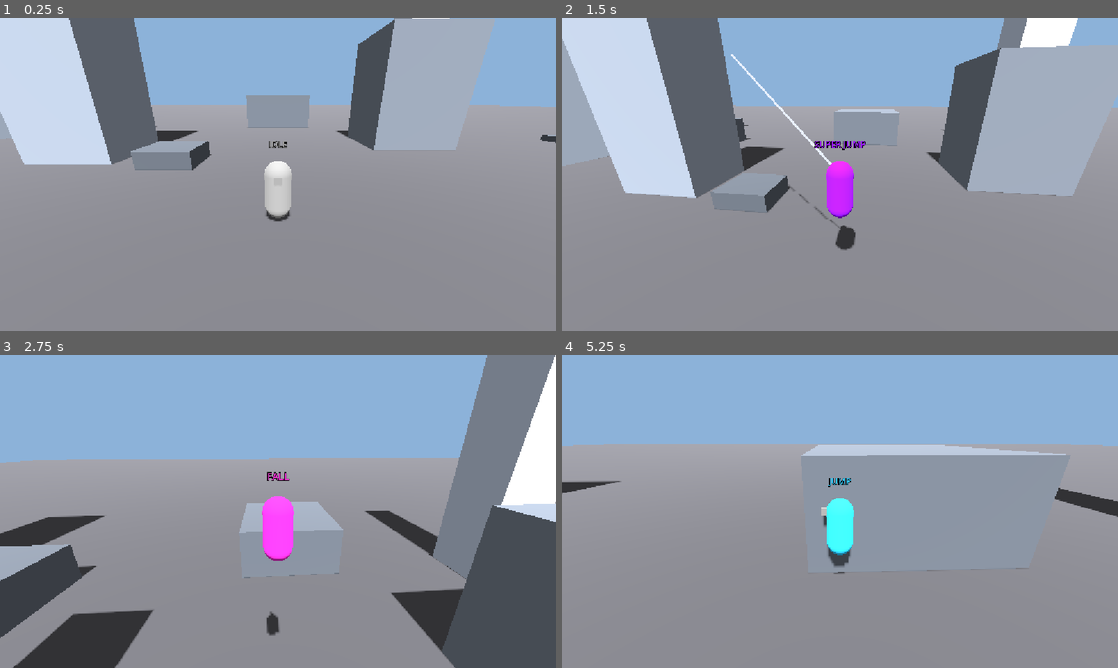
Above: before the commit, frames 1-4 (two rows, left to right).
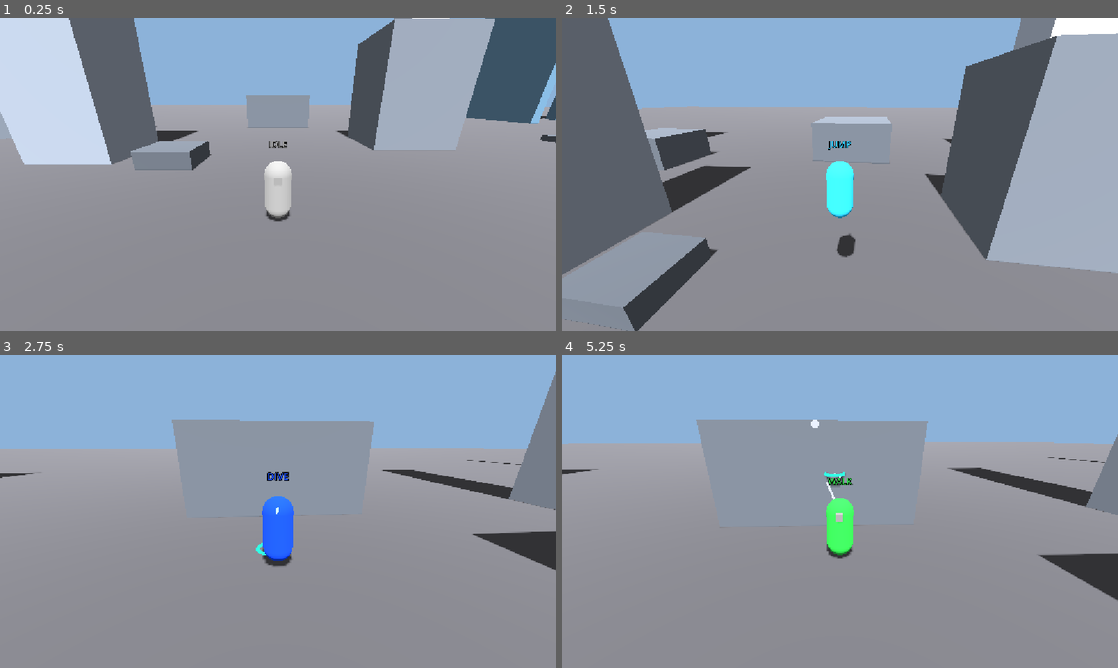
Above: after the commit, the same moments.

Repository: chesta132/spider-physics
Game: Godot game, scene res://scenes/main.tscn
Two runs of this game, one before a commit and one after it. Both use one fixed random seed, a clock stepped at 60 frames per second and the inputs below.
Inputs (mouse positions are in pixels of both pictures, inside the frame that each line leads up to):
- Up to frame 1 (0.25 s): no input
- Up to frame 2 (1.5 s): tap Enter at 0.5 s; move the mouse to (867, 174) at 0.52 s; hold Space (jump) 0.53-1.28 s; hold W (move_forward) from 0.53 s (still down); tap E (zip, bound only after the commit) at 0.6 s; click (867, 174) at 0.67 s; move the mouse to (812, 174) at 1.27 s; tap Space (jump) at 1.35 s; click (812, 174) at 1.42 s
- Up to frame 3 (2.75 s): keep holding W (move_forward); tap Space (jump) at 1.52, 1.82, 2.3 s; tap E (zip, bound only after the commit) at 1.55 s; move the mouse to (289, 505) at 2.02 s; hold Mouse wheel up (cam_zoom_in) from 2.03 s (still down); click (289, 505) at 2.17 s
- Up to frame 4 (5.25 s): keep holding W (move_forward); move the mouse to (834, 517) at 2.77 s; release Mouse wheel up (cam_zoom_in) at 2.78 s; tap Mouse wheel down (cam_zoom_out) at 2.85 s; click (834, 517) at 2.92 s; tap Space (jump) at 3.02, 3.32, 3.77, 3.8, 4.07, 4.52, 4.82 s; tap E (zip, bound only after the commit) at 3.05, 4.55 s; move the mouse to (878, 514) at 3.52 s; hold Shift (fast_dive) 3.53-4.28 s; click (878, 514) at 3.67 s; move the mouse to (795, 508) at 4.27 s; click (795, 508) at 4.35 s; move the mouse to (845, 511) at 5.02 s; hold Space (jump) from 5.03 s (still down); right-click (845, 511) at 5.1 s; click (845, 511) at 5.17 s

The runs differ from the first frame. In frame 1, 4.2% of the frame differs, in the area x 83-100%, y 0-34%; in frame 2, 38%, in the area x 0-100%, y 0-100%; in frame 3, 36%; in frame 4, 9.5%.

Commit message:
Step 4 complete: zip to point with surface targeting, ledge/wall/vault arrivals, zip F3 metrics

Diff:
--- a/project.godot
+++ b/project.godot
@@ -105,6 +105,12 @@
 "events": [Object(InputEventKey,"resource_local_to_scene":false,"resource_name":"","device":-1,"window_id":0,"alt_press …(190 unchanged characters)…
 ]
 }
+zip={
+"deadzone": 0.5,
+"events": [Object(InputEventKey,"resource_local_to_scene":false,"resource_name":"","device":-1,"window_id":0,"alt_pressed":false,"shift_pressed":false,"ctrl_pressed":false,"meta_pressed":false,"pressed":false,"keycode":69,"physical_keycode":0,"key_label":0,"unicode":0,"location":0,"echo":false,"script":null)
+, Object(InputEventMouseButton,"resource_local_to_scene":false,"resource_name":"","device":-1,"window_id":0,"alt_pressed":false,"shift_pressed":false,"ctrl_pressed":false,"meta_pressed":false,"button_mask":0,"position":Vector2(0, 0),"global_position":Vector2(0, 0),"factor":1.0,"button_index":3,"canceled":false,"pressed":true,"double_click":false,"script":null)
+]
+}
 
 [physics]
 
--- a/scenes/player.tscn
+++ b/scenes/player.tscn
@@ -4,6 +4,7 @@
 [ext_resource type="Script" path="res://scripts/physics_hud.gd" id="2_hud"]
 [ext_resource type="Script" path="res://scripts/orbit_camera.gd" id="3_cam"]
 [ext_resource type="Script" path="res://scripts/web.gd" id="4_web"]
+[ext_resource type="Script" path="res://scripts/zip.gd" id="5_zip"]
 
 [sub_resource type="CapsuleShape3D" id="cap_shape"]
 radius = 0.4
@@ -62,6 +63,9 @@
 script = ExtResource("4_web")
 side = 1.0
 
+[node name="Zip" type="Node3D" parent="."]
+script = ExtResource("5_zip")
+
 [node name="StateLabel" type="Label3D" parent="."]
 position = Vector3(0, 2.3, 0)
 billboard = 1
--- a/scripts/main.gd
+++ b/scripts/main.gd
@@ -20,6 +20,25 @@
 	for b in BLOCKS:
 		var h: float = b[3]
 		_box(Vector3(b[0], h / 2.0, b[1]), Vector3(b[2], h, b[4]), Color.from_hsv(0.6, 0.15, 0.4 + h / 50.0))
+	_zip_course()
+
+
+## Step 4 test course: tiered rooftops, a gapped tower pair, a tall wall, and an overhanging arch.
+func _zip_course() -> void:
+	var tier := Color(0.45, 0.62, 0.75)
+	# Multi-tier rooftop: low, medium, tall ledges to zip onto and vault over.
+	_box(Vector3(40, 2.0, 0), Vector3(10, 4, 10), tier)
+	_box(Vector3(40, 4.5, 0), Vector3(7, 9, 7), tier.lightened(0.1))
+	_box(Vector3(40, 7.0, 0), Vector3(4, 14, 4), tier.lightened(0.2))
+	# Separated towers with a gap: mid-air diagonal zips between them.
+	_box(Vector3(52, 6.0, 20), Vector3(5, 12, 5), tier)
+	_box(Vector3(66, 8.0, 20), Vector3(5, 16, 5), tier.lightened(0.1))
+	# Tall thin wall face: zip onto a vertical surface.
+	_box(Vector3(40, 10.0, -22), Vector3(1.2, 20, 14), tier.darkened(0.1))
+	# Overhanging archway: two pillars and a slab, zip up onto the perch.
+	_box(Vector3(52, 5.0, -22), Vector3(1.5, 10, 1.5), tier.darkened(0.2))
+	_box(Vector3(60, 5.0, -22), Vector3(1.5, 10, 1.5), tier.darkened(0.2))
+	_box(Vector3(56, 10.6, -22), Vector3(12, 1.2, 6), tier.lightened(0.05))
 
 
 func _box(pos: Vector3, size: Vector3, color: Color) -> void:
--- a/scripts/physics_hud.gd
+++ b/scripts/physics_hud.gd
@@ -2,8 +2,8 @@
 ## F3 physics overlay (Giancoli Ch. 1-8). Hidden at startup. Developer block only in debug builds.
 
 const N_TO_M := 0.004  # display scale: arrow length in metres per newton
-const VEC_NAMES := ["F_g", "F_N", "F_app", "F_d", "T"]
-const VEC_COLORS := [Color.RED, Color.GREEN, Color.DEEP_SKY_BLUE, Color.YELLOW, Color.MAGENTA]
+const VEC_NAMES := ["F_g", "F_N", "F_app", "F_d", "T", "F_zip"]
+const VEC_COLORS := [Color.RED, Color.GREEN, Color.DEEP_SKY_BLUE, Color.YELLOW, Color.MAGENTA, Color.CYAN]
 const CTRL := preload("res://scripts/player_controller.gd")
 
 var DEV := OS.is_debug_build()
@@ -67,7 +67,7 @@
 	if not _on:
 		return
 	var origin := _p.global_position + Vector3(0, 1.0, 0)
-	var vecs := [_p.f_g, _p.f_n, _p.f_app, _p.f_d, _web().tension_vec()]
+	var vecs := [_p.f_g, _p.f_n, _p.f_app, _p.f_d, _web().tension_vec(), _p.f_zip]
 	_lines.clear_surfaces()
 	_lines.surface_begin(Mesh.PRIMITIVE_LINES)
 	for i in VEC_NAMES.size():
@@ -94,6 +94,11 @@
 	lines.append("Energy K = %.0f J   U = %.0f J   E = K+U = %.0f J   lost to drag = %.0f J" % [ke, ug, ke + ug, _p.drag_loss])
 	lines.append("Forces: F_g %.0f  F_N %.0f  F_app %.0f  F_d %.0f  net %.0f N" % [_p.f_g.length(), _p.f_n.length(), _p.f_app.length(), _p.f_d.length(), _p.net.length()])
 	lines.append("Last event: %s   J = %.0f N s   peak F_N = %.0f N" % [_p.last_event, _p.last_impulse.length(), _p.peak_fn])
+	if _p.zip_node.phase != _p.zip_node.Phase.IDLE or _p.zip_node.last_arrival != "":
+		var z = _p.zip_node
+		var dr: Vector3 = z.last_displacement
+		lines.append("ZIP  F_zip = %.0f N   W = F.dr = %.0f J   |dr| = %.2f m" % [z.f_zip.length(), z.work, dr.length()])
+		lines.append("Energy dK = %.0f J   dU_g = %.0f J   Impulse |J| = %.0f N s" % [z.last_dk, z.last_du, z.impulse.length()])
 	var w = _web()
 	if w.phase == w.Phase.ROPE:
 		lines.append("Pendulum [%s web]  r = %.2f m   T = %.0f N" % ["left" if w.side < 0.0 else "right", w.last_radius, w.last_tension])
--- a/scripts/player_controller.gd
+++ b/scripts/player_controller.gd
@@ -5,13 +5,13 @@
 ## move_and_slide resolves contacts. Godot's solver owns the touchdown; this script only reads it.
 ## Child "Visual" is cosmetic only; its "Body" mesh is recolored per state.
 
-enum State { IDLE, WALK, RUN, JUMP, FALL, FLY, CHARGE, SUPER, DIVE, FAST_DIVE, LAND }
-const STATE_NAMES := ["IDLE", "WALK", "RUN", "JUMP", "FALL", "DEV-FLY", "CHARGE", "SUPER JUMP", "DIVE", "FAST DIVE", "LAND"]
+enum State { IDLE, WALK, RUN, JUMP, FALL, FLY, CHARGE, SUPER, DIVE, FAST_DIVE, LAND, ZIP }
+const STATE_NAMES := ["IDLE", "WALK", "RUN", "JUMP", "FALL", "DEV-FLY", "CHARGE", "SUPER JUMP", "DIVE", "FAST DIVE", "LAND", "ZIP"]
 const STATE_COLORS := [
 	Color(0.6, 0.6, 0.6), Color(0.2, 0.8, 0.3), Color(1.0, 0.55, 0.0),
 	Color(0.2, 0.8, 1.0), Color(0.9, 0.2, 0.8), Color(1.0, 1.0, 1.0),
 	Color(1.0, 0.9, 0.1), Color(0.6, 0.1, 1.0), Color(0.1, 0.3, 1.0),
-	Color(1.0, 0.1, 0.1), Color(0.5, 0.3, 0.1),
+	Color(1.0, 0.1, 0.1), Color(0.5, 0.3, 0.1), Color(0.0, 0.95, 0.85),
 ]
 
 const MASS := 70.0           # kg
@@ -45,6 +45,7 @@
 var f_n := Vector3.ZERO
 var f_app := Vector3.ZERO
 var f_d := Vector3.ZERO
+var f_zip := Vector3.ZERO       # N, zip pull force (F3 FBD)
 var net := Vector3.ZERO
 var accel := Vector3.ZERO
 var last_impulse := Vector3.ZERO
@@ -65,6 +66,7 @@
 @onready var visual: Node3D = $Visual
 @onready var web_l = $WebLeft
 @onready var web_r = $WebRight
+@onready var zip_node = $Zip
 @onready var cam_ref: Camera3D = $Pivot/Pitch/Arm/Camera
 @onready var state_label: Label3D = $StateLabel
 
@@ -79,7 +81,11 @@
 		drag_loss = 0.0
 	wish = _camera_relative_wish()
 	sprint = Input.is_action_pressed("sprint")
-	if fly:
+	if Input.is_action_just_pressed("zip") and not fly and zip_node.phase == zip_node.Phase.IDLE:
+		_zip_start()
+	if zip_node.phase != zip_node.Phase.IDLE:
+		_zip_tick(dt)
+	elif fly:
 		_fly(dt)
 	else:
 		_walk(dt)
@@ -185,6 +191,37 @@
 	return f.normalized() if f.length_squared() > 0.001 else Vector3.FORWARD
 
 
+func _zip_start() -> void:
+	# One traversal at a time: drop any web so the rope cannot fight the pull.
+	web_l.release(_flat_forward(), velocity.length())
+	web_r.release(_flat_forward(), velocity.length())
+	charging = false
+	if zip_node.start(cam_ref, get_rid(), global_position, velocity):
+		last_event = "Zip fire"
+
+
+func _zip_tick(dt: float) -> void:
+	var r: String = zip_node.step(dt, self, MASS)
+	f_g = Vector3(0, -MASS * G, 0)
+	f_d = drag(velocity)
+	f_n = Vector3.ZERO
+	f_zip = zip_node.f_zip
+	net = f_g + f_d + f_zip
+	accel = net / MASS
+	if r == "arrived":
+		velocity = zip_node.arrive(velocity, _flat_forward(), Input.is_action_pressed("jump"), MASS)
+		last_impulse = MASS * velocity
+		last_event = "Zip " + zip_node.last_arrival
+		f_zip = Vector3.ZERO
+		net = f_g + f_d
+		accel = net / MASS
+		grounded = false
+	move_and_slide()
+	grounded = is_on_floor()
+	if not grounded:
+		landing = false
+
+
 func _launch() -> void:
 	charging = false
 	landing = false
@@ -213,6 +250,8 @@
 
 
 func _refine_state(s: State) -> State:
+	if zip_node.phase != zip_node.Phase.IDLE:
+		return State.ZIP
 	if grounded and landing:
 		return State.LAND
 	if charging:
--- /dev/null
+++ b/scripts/zip.gd
@@ -0,0 +1,225 @@
+extends Node3D
+## Zip to point. Aim from the camera, shoot a line, pull the body along a straight controlled path,
+## then hand off cleanly: vault over a ledge, hop onto a top face, or push off a wall.
+## Only real geometry is a valid target; empty sky never is.
+
+const G := 9.8
+enum Phase { IDLE, SHOOT, PULL }
+
+const RANGE := 45.0                     # m, longest zip
+const MIN_DIST := 3.0                   # m, closer hits are ignored (already there)
+const SHOOT_TIME := 0.08                # s, line travel to the target
+const ZIP_SPEED := 26.0                 # m/s, pull speed along the path
+const ARRIVE_DIST := 1.7                # m, arrival radius
+const VAULT_FWD := 6.0                  # m/s, Space near arrival: forward
+const VAULT_UP := 7.5                   # m/s, Space near arrival: up
+const LEDGE_HOP := 3.0                  # m/s, small hop when arriving on a top face
+const WALL_PUSH := 3.5                  # m/s, push off a wall so the body does not stick
+const STRAND_TIME := 2.0                # s, released strand lifetime
+const STRAND_DRAG := 0.4                # 1/s
+
+var phase := Phase.IDLE
+var target := Vector3.ZERO
+var target_normal := Vector3.UP
+var shoot_from := Vector3.ZERO
+var shoot_t := 0.0
+var tip := Vector3.ZERO
+var f_zip := Vector3.ZERO               # N, pull force this tick (for the FBD)
+var work := 0.0                         # J, work done by the pull
+var impulse := Vector3.ZERO             # N s, total impulse from the pull
+var start_pos := Vector3.ZERO
+var start_speed := 0.0
+var last_displacement := Vector3.ZERO
+var last_dk := 0.0
+var last_du := 0.0
+var last_arrival := ""                  # "vault" | "ledge" | "wall"
+var strand_t := 0.0
+var strand_anchor := Vector3.ZERO
+var strand_tip := Vector3.ZERO
+var strand_vel := Vector3.ZERO
+
+var _line: MeshInstance3D
+var _strand: MeshInstance3D
+var _reticle: MeshInstance3D
+var _aim_ok := false
+
+
+func _ready() -> void:
+	var m := StandardMaterial3D.new()
+	m.shading_mode = BaseMaterial3D.SHADING_MODE_UNSHADED
+	m.albedo_color = Color(0.85, 1.0, 1.0)
+	var box := BoxMesh.new()
+	box.size = Vector3(0.05, 0.05, 1.0)
+	box.material = m
+	var ring := TorusMesh.new()
+	ring.inner_radius = 0.28
+	ring.outer_radius = 0.4
+	var rm := StandardMaterial3D.new()
+	rm.shading_mode = BaseMaterial3D.SHADING_MODE_UNSHADED
+	rm.albedo_color = Color(0.2, 1.0, 0.9)
+	ring.material = rm
+	_line = _make(box)
+	_strand = _make(box)
+	_reticle = _make(ring)
+	_line.visible = false
+	_strand.visible = false
+	_reticle.visible = false
+
+
+func _make(mesh: Mesh) -> MeshInstance3D:
+	var mi := MeshInstance3D.new()
+	mi.mesh = mesh
+	mi.top_level = true
+	add_child(mi)
+	return mi
+
+
+## Aim from the camera. Center ray first, then a small forgiving cone. Empty sky returns false.
+func aim(cam: Camera3D, body_rid: RID) -> bool:
+	var space := get_world_3d().direct_space_state
+	var origin := cam.global_position
+	var b := cam.global_transform.basis
+	var fwd := -b.z
+	var offs := [Vector2.ZERO, Vector2(0.05, 0), Vector2(-0.05, 0), Vector2(0, 0.05), Vector2(0, -0.05)]
+	for off in offs:
+		var dir: Vector3 = (fwd + b.x * off.x + b.y * off.y).normalized()
+		var q := PhysicsRayQueryParameters3D.create(origin, origin + dir * RANGE)
+		q.exclude = [body_rid]
+		var hit := space.intersect_ray(q)
+		if hit.is_empty():
+			continue
+		var p: Vector3 = hit["position"]
+		if origin.distance_to(p) < MIN_DIST:
+			continue
+		target = p
+		target_normal = hit["normal"]
+		_aim_ok = true
+		return true
+	_aim_ok = false
+	return false
+
+
+## Begin a zip to the current aim point. Returns false when there is no valid surface.
+func start(cam: Camera3D, body_rid: RID, body_pos: Vector3, body_vel: Vector3) -> bool:
+	if not aim(cam, body_rid):
+		return false
+	shoot_from = body_pos + Vector3(0, 1.4, 0)
+	tip = shoot_from
+	shoot_t = 0.0
+	start_pos = body_pos
+	start_speed = body_vel.length()
+	work = 0.0
+	impulse = Vector3.ZERO
+	f_zip = Vector3.ZERO
+	phase = Phase.SHOOT
+	return true
+
+
+## Advance the zip. Returns "pull", "arrived" or "idle". On "pull" the body velocity is set.
+func step(dt: float, body: CharacterBody3D, mass: float) -> String:
+	_strand_step(dt)
+	if phase == Phase.SHOOT:
+		shoot_t += dt
+		var f := minf(shoot_t / SHOOT_TIME, 1.0)
+		tip = shoot_from.lerp(target, f)
+		if f >= 1.0:
+			phase = Phase.PULL
+		return "pull"
+	if phase != Phase.PULL:
+		return "idle"
+	var d := target - body.global_position
+	var dist := d.length()
+	if dist <= ARRIVE_DIST:
+		return "arrived"
+	var dir := d / dist
+	var speed := minf(ZIP_SPEED, dist / maxf(dt, 0.0001))  # never overshoot the target in one step
+	var want := dir * speed
+	var dv := want - body.velocity
+	f_zip = mass * dv / maxf(dt, 0.0001)
+	impulse += f_zip * dt
+	body.velocity = want
+	# Work-energy theorem (Ch. 6): the web does W = dK + dU_g. A kinematic pull has ~zero
+	# per-tick force once it reaches speed, so F.dr per step would read 0.
+	work = 0.5 * mass * (want.length_squared() - start_speed * start_speed) \
+		+ mass * G * (body.global_position.y - start_pos.y)
+	return "pull"
+
+
+## Finish the zip: vault with Space, hop onto a ledge top, or push off a wall. Returns velocity.
+func arrive(body_vel: Vector3, cam_fwd: Vector3, vault: bool, mass: float) -> Vector3:
+	var v := body_vel
+	last_displacement = global_position - start_pos
+	last_dk = 0.5 * mass * (v.length_squared() - start_speed * start_speed)
+	last_du = mass * G * last_displacement.y
+	work = last_dk + last_du  # Ch. 6: W_web = dK + dU_g, exact at the arrival point
+	if vault:
+		v = cam_fwd * VAULT_FWD + Vector3.UP * VAULT_UP
+		last_arrival = "vault"
+	elif target_normal.y > 0.6:
+		v = Vector3(0, maxf(v.y, LEDGE_HOP), 0)
+		last_arrival = "ledge"
+	else:
+		v = target_normal * WALL_PUSH + Vector3.UP * 1.5
+		last_arrival = "wall"
+	strand_anchor = target
+	strand_tip = global_position + Vector3(0, 1.4, 0)
+	strand_vel = Vector3.ZERO
+	strand_t = STRAND_TIME
+	phase = Phase.IDLE
+	f_zip = Vector3.ZERO
+	return v
+
+
+func cancel() -> void:
+	phase = Phase.IDLE
+	f_zip = Vector3.ZERO
+
+
+func aim_visible() -> bool:
+	return _aim_ok
+
+
+func _strand_step(dt: float) -> void:
+	if strand_t <= 0.0:
+		return
+	strand_t -= dt
+	strand_vel += Vector3(0, -G, 0) * dt
+	strand_vel *= maxf(1.0 - STRAND_DRAG * dt, 0.0)
+	strand_tip += strand_vel * dt
+	strand_tip.y = maxf(strand_tip.y, 0.05)
+
+
+func _process(_delta: float) -> void:
+	var hand := global_position + Vector3(0, 1.4, 0)
+	match phase:
+		Phase.SHOOT:
+			_seg(_line, hand, tip)
+			_mark(target, true)
+		Phase.PULL:
+			_seg(_line, hand, target)
+			_mark(target, true)
+		_:
+			_line.visible = false
+			_mark(target, _aim_ok)
+	if strand_t > 0.0:
+		_seg(_strand, strand_anchor, strand_tip)
+	else:
+		_strand.visible = false
+
+
+func _mark(pos: Vector3, on: bool) -> void:
+	_reticle.visible = on
+	if on:
+		_reticle.global_position = pos
+
+
+func _seg(mi: MeshInstance3D, a: Vector3, b: Vector3) -> void:
+	var d := b - a
+	var n := d.length()
+	mi.visible = n > 0.01
+	if n <= 0.01:
+		return
+	var z := d / n
+	var up := Vector3.UP if absf(z.y) < 0.99 else Vector3.FORWARD
+	var bs := Basis.looking_at(-z, up)
+	mi.global_transform = Transform3D(bs.x, bs.y, bs.z * n, (a + b) * 0.5)
--- /dev/null
+++ b/tests/step4_check.gd
@@ -0,0 +1,139 @@
+extends SceneTree
+## Step 4 checks: zip course, surface-only targeting, ZIP state, pull, and the three arrivals.
+## Run: godot --headless -s tests/step4_check.gd
+
+const MASS := 70.0
+const G := 9.8
+var fails := 0
+
+
+func check(label: String, ok: bool) -> void:
+	print(("PASS " if ok else "FAIL ") + label)
+	if not ok:
+		fails += 1
+
+
+func look(cam: Camera3D, at: Vector3) -> void:
+	var dir := (at - cam.global_position).normalized()
+	cam.global_transform = Transform3D(Basis.looking_at(dir, Vector3.UP), cam.global_position)
+
+
+func _initialize() -> void:
+	var main: Node = load("res://scenes/main.tscn").instantiate()
+	root.add_child(main)
+	var p: CharacterBody3D = main.get_node("Player")
+	for i in 60:
+		await physics_frame
+	var z = p.get_node("Zip")
+	var cam: Camera3D = p.get_node("Pivot/Pitch/Arm/Camera")
+
+	# 1. The zip course exists: tiered roof, two towers with a gap, a tall wall, an overhang
+	var boxes: Array = main.get_node("Greybox").get_children()
+	check("zip course built (>= 16 static bodies)", boxes.size() >= 16)
+
+	# 2. Empty sky never attaches
+	p.global_position = Vector3(30, 0.1, 0)
+	for i in 5:
+		await physics_frame
+	look(cam, cam.global_position + Vector3(0, 40, 0))
+	check("aim at open sky finds no target", not z.aim(cam, p.get_rid()))
+	check("zip start refused without a surface", not z.start(cam, p.get_rid(), p.global_position, p.velocity))
+	check("zip stays idle after a refused shot", z.phase == z.Phase.IDLE)
+
+	# 3. Wall zip: aim at the tall tier, pull, ZIP state, push off
+	look(cam, Vector3(40, 14, 0))
+	check("aim finds the building face", z.aim(cam, p.get_rid()))
+	check("reticle shows on a valid target", z.aim_visible())
+	check("target sits on real geometry (normal %s)" % z.target_normal.snapped(Vector3.ONE * 0.01), z.target_normal.length() > 0.9)
+	check("zip starts", z.start(cam, p.get_rid(), p.global_position, p.velocity))
+	var saw_zip := false
+	var frames := 0
+	for i in 240:
+		await physics_frame
+		frames += 1
+		if p.state == p.State.ZIP:
+			saw_zip = true
+		if z.phase == z.Phase.IDLE:
+			break
+	check("player enters ZIP state while pulling", saw_zip)
+	check("pull completes (%d frames)" % frames, frames < 200)
+	check("wall arrival pushes off instead of sticking (arrival %s)" % z.last_arrival, z.last_arrival == "wall" and p.velocity.length() > 1.0)
+	check("zip work equals dK + dU (%.0f vs %.0f J)" % [z.work, z.last_dk + z.last_du], absf(z.work - (z.last_dk + z.last_du)) < 1.0)
+	check("impulse recorded (%.0f N s)" % z.impulse.length(), z.impulse.length() > 0.0)
+	check("zip displacement recorded (%.2f m)" % z.last_displacement.length(), z.last_displacement.length() > 5.0)
+	check("released strand falls", z.strand_t > 0.0)
+
+	# 4. Ledge zip: land on a tower top
+	p.global_position = Vector3(59, 20, 20)
+	p.velocity = Vector3.ZERO
+	for i in 3:
+		await physics_frame
+	look(cam, Vector3(52, 12, 20))
+	var top_ok: bool = z.aim(cam, p.get_rid())
+	var top_ny: float = z.target_normal.y
+	check("aim finds a tower top (normal.y %.2f)" % top_ny, top_ok and top_ny > 0.6)
+	z.start(cam, p.get_rid(), p.global_position, p.velocity)
+	for i in 240:
+		await physics_frame
+		if z.phase == z.Phase.IDLE:
+			break
+	check("ledge arrival reported", z.last_arrival == "ledge")
+	for i in 120:
+		await physics_frame
+	check("ledge arrival lands on the roof (y=%.2f)" % p.global_position.y, p.is_on_floor() and absf(p.global_position.y - 12.0) < 0.4)
+
+	# 5. Vault: Space near arrival launches up and forward
+	p.global_position = Vector3(59, 20, 20)
+	p.velocity = Vector3.ZERO
+	for i in 3:
+		await physics_frame
+	look(cam, Vector3(52, 12, 20))
+	z.start(cam, p.get_rid(), p.global_position, p.velocity)
+	Input.action_press("jump")
+	for i in 240:
+		await physics_frame
+		if z.phase == z.Phase.IDLE:
+			break
+	Input.action_release("jump")
+	check("vault arrival reported", z.last_arrival == "vault")
+	check("vault launches upward (vy=%.2f)" % p.velocity.y, p.velocity.y > 4.0)
+
+	# 6. F3 shows the zip force and work-energy readouts
+	var hud: Node3D = p.get_node("PhysicsHUD")
+	hud._set_on(true)
+	p.global_position = Vector3(59, 20, 20)
+	p.velocity = Vector3.ZERO
+	for i in 3:
+		await physics_frame
+	look(cam, Vector3(52, 12, 20))
+	z.start(cam, p.get_rid(), p.global_position, p.velocity)
+	for i in 12:
+		await physics_frame
+	var txt: String = hud._text.text
+	check("HUD shows F_zip vector", txt.contains("F_zip"))
+	check("HUD shows zip work-energy block", txt.contains("W = F.dr") and txt.contains("dK") and txt.contains("Impulse"))
+	print("HUD zip lines:\n", txt)
+
+	# 7. The zip binding drives the controller, and it drops any active web first
+	hud._set_on(false)
+	z.cancel()  # end the HUD-section pull, or the next press is ignored while one is active
+	for i in 3:
+		await physics_frame
+	p.global_position = Vector3(30, 0.1, 0)
+	p.velocity = Vector3.ZERO
+	for i in 5:
+		await physics_frame
+	var wl = p.get_node("WebLeft")
+	look(cam, Vector3(40, 14, 0))
+	wl.fire(cam, p.get_rid())
+	check("web attached before the zip", wl.phase != wl.Phase.IDLE)
+	look(cam, Vector3(40, 14, 0))
+	Input.action_press("zip")
+	for i in 3:
+		await physics_frame
+	Input.action_release("zip")
+	check("zip action starts a zip through the controller", z.phase != z.Phase.IDLE)
+	check("zip releases the active web", wl.phase == wl.Phase.IDLE)
+
+	print("RESULT: ", "ALL PASS" if fails == 0 else "%d FAIL" % fails)
+	quit(1 if fails else 0)
--- /dev/null
+++ b/tools/add_zip_action.gd
@@ -0,0 +1,13 @@
+extends SceneTree
+## One-off: add the zip action (E and Middle Mouse) to project.godot.
+func _initialize() -> void:
+	var k := InputEventKey.new()
+	k.keycode = KEY_E
+	k.device = -1
+	var m := InputEventMouseButton.new()
+	m.button_index = MOUSE_BUTTON_MIDDLE
+	m.pressed = true
+	m.device = -1
+	ProjectSettings.set_setting("input/zip", {"deadzone": 0.5, "events": [k, m]})
+	print("saved: ", ProjectSettings.save() == OK)
+	quit()
--- a/tools/setup_input.gd
+++ b/tools/setup_input.gd
@@ -17,6 +17,15 @@
 	# Registered for later steps, not implemented yet
 	_mouse("web_left", MOUSE_BUTTON_LEFT)
 	_mouse("web_right", MOUSE_BUTTON_RIGHT)
+	# Step 4: zip to point on E and Middle Mouse (two events, so use a direct bind)
+	var zk := InputEventKey.new()
+	zk.keycode = KEY_E
+	var zm := InputEventMouseButton.new()
+	zm.button_index = MOUSE_BUTTON_MIDDLE
+	zm.pressed = true
+	zk.device = -1
+	zm.device = -1
+	ProjectSettings.set_setting("input/zip", {"deadzone": 0.5, "events": [zk, zm]})
 	_key("super_jump", KEY_SPACE)
 	_key("fast_dive", KEY_SHIFT)
 	_key("wall_detach", KEY_SPACE)
Not shown, added: scripts/zip.gd.uid
Not shown, added: tests/step4_check.gd.uid
Not shown, added: tools/add_zip_action.gd.uid
